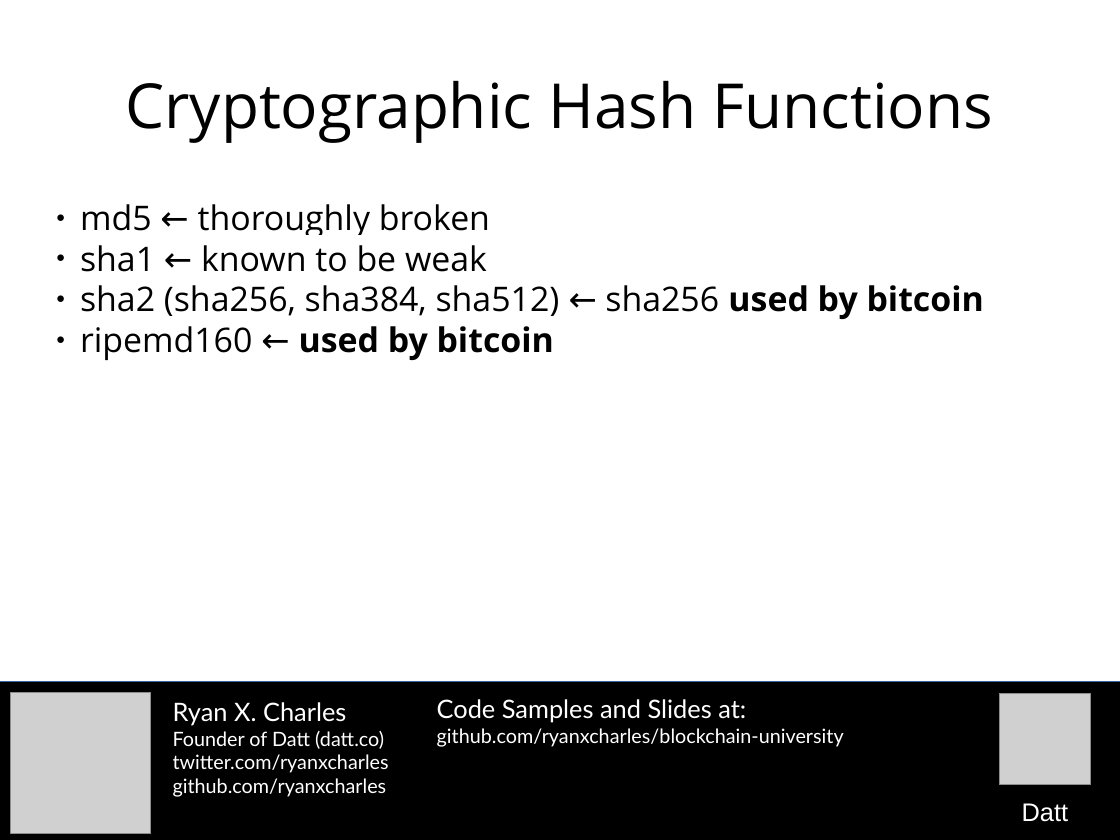
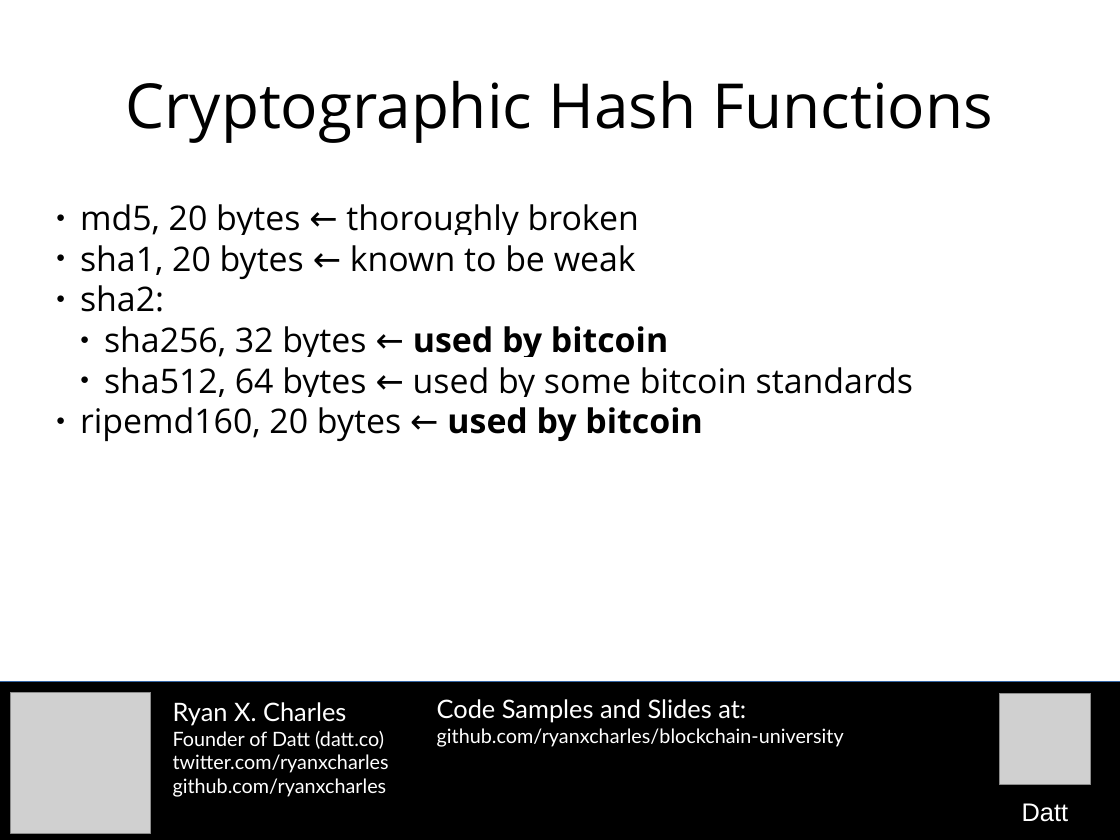
Before and after one commit to camelash/blockchain-university, a slide deck: slide 4 of slides/2015-10-26-bitcoin-cryptography.odp. Drawn at 1120x840 pixels with LibreOffice and Linux fonts; fonts in the diff are those of the drawing; grey boxes stand for pictures. Boxes give left, top, right and bottom in pixels: in the first picture for what was removed or moved away, otherwise in the second. Text is boxed around its words. In the diff, an @@ line names an element or a change of style, - is before the commit and + after.

```diff
--- a/slides/2015-10-26-bitcoin-cryptography.odp
+++ b/slides/2015-10-26-bitcoin-cryptography.odp
@@ text at <box>80,204,913,441</box>: text changed @@
-● md5 ← thoroughly broken
-● sha1 ← known to be weak
-● sha2 (sha256, sha384, sha512) ← sha256 used by bitcoin
-● ripemd160 ← used by bitcoin
+● md5, 20 bytes ← thoroughly broken
+● sha1, 20 bytes ← known to be weak
+● sha2:
+  ● sha256, 32 bytes ← used by bitcoin
+  ● sha512, 64 bytes ← used by some bitcoin standards
+● ripemd160, 20 bytes ← used by bitcoin
```
Also in this commit, not shown: 3 other slides changed, 1 slide added, 3 other files.
